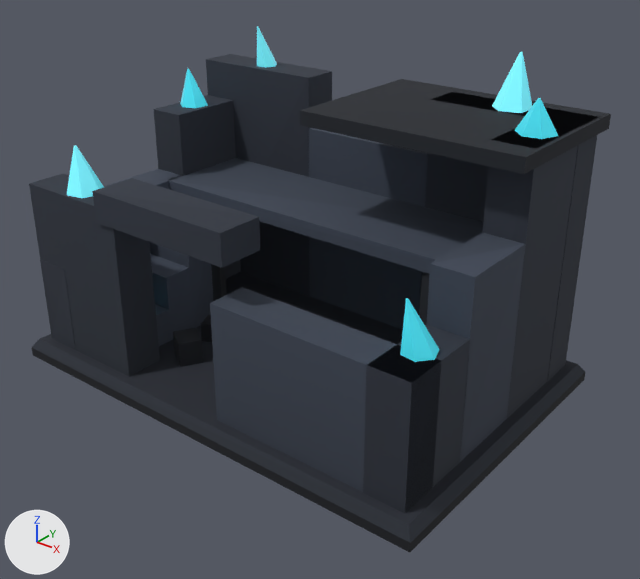
The glTF model public/assets/terrain/crystal-sanctum.glb, before and after one commit.
Camera for both pictures: a 50 mm lens placed at (6.41, -7.64, 5.95), pointed at (0.4, -0.12, 1.29). Every picture has the same lights, and +X, +Y and +Z are marked at lower left. The older version comes first. Vertices at exactly the same position are counted once.

Before the edit, the objects in view are built like this:
```python
me_mesh_0 = bpy.data.meshes.new('Mesh_0')
me_mesh_0.from_pydata(...)  # 452 vertices, 736 faces; spans x -3.0..3.0, y -2.0..2.0, z 0.0..4.0
# faces by material slot: [340, 384, 12]
me_mesh_0.materials.append(mat_main)
me_mesh_0.materials.append(mat_crystal)
me_mesh_0.materials.append(mat_glow)
ob_mesh_0 = bpy.data.objects.new('Mesh_0', me_mesh_0)
ob_mesh_0.location = (0.0, 0.0, 0.0)
```
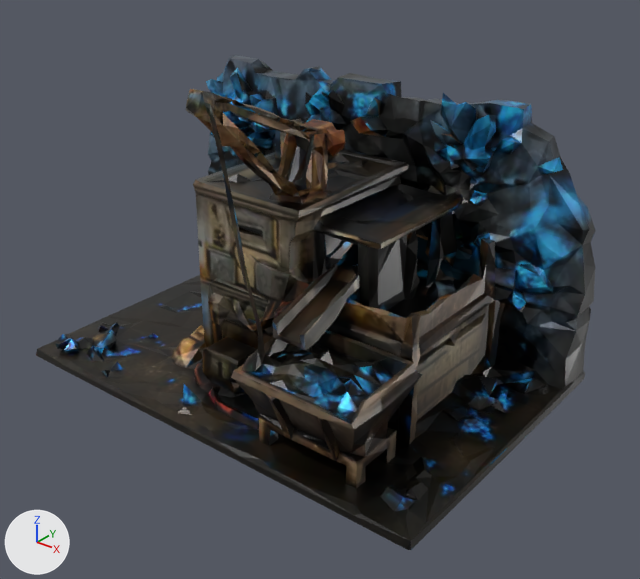
The change in detail:
Picture 'Image_0' (img_image_0) is new.
Material 'Material_0' (mat_material_0) is new.
Its texture is img_image_0.
Its metallic is 0.3.
Its roughness is 0.35.
me_mesh_0 is used by ob_mesh_0; location (0.0, 0.0, 0.0).
me_mesh_0 had 452 vertices, 736 faces and spanned x -3.0..3.0, y -2.0..2.0, z 0.0..4.0.
me_mesh_0 no longer uses material mat_main.
me_mesh_0 no longer uses material mat_crystal.
me_mesh_0 no longer uses material mat_glow.
me_mesh_0 now has 2816 vertices, 6000 faces and spans x -1.0..1.0, y -0.67..0.67, z -0.67..0.67.
me_mesh_0 part 1: 39 loose pieces with 428 vertices, spanning x -2.81..2.85, y -1.84..2.0, z 0.17..4.0, are deleted.
me_mesh_0 part 2: 8 vertices removed from x -0.29..0.11, y -0.85..-0.43, z 0.24..0.55; 2816 vertices added at x -1.0..1.0, y -0.67..0.67, z -0.67..0.67.
me_mesh_0 part 3: 16 vertices removed from x -3.0..3.0, y -2.0..2.0, z 0.0..0.24.
me_mesh_0 gains material mat_material_0 (picture img_image_0).
Object 'Mesh_0' (ob_mesh_0) moves from (0.0, 0.0, 0.0) to (0.0, 0.0, 2.0).
Object 'Mesh_0' (ob_mesh_0) is rescaled from (1.0, 1.0, 1.0) to (3.0, 3.0, 3.0).

What differs and where, as boxes [x1, y1, x2, y2] in the pictures (640 x 579 px):
'Mesh_0', reshaped, moved, rescaled
    before: [29, 26, 611, 552]
    after: [36, 55, 596, 550]
part 1 of me_mesh_0, deleted
    before: [29, 26, 611, 513]
part 2 of me_mesh_0, cut back
    after: [36, 55, 596, 550]
part 3 of me_mesh_0, deleted
    before: [32, 272, 585, 552]
